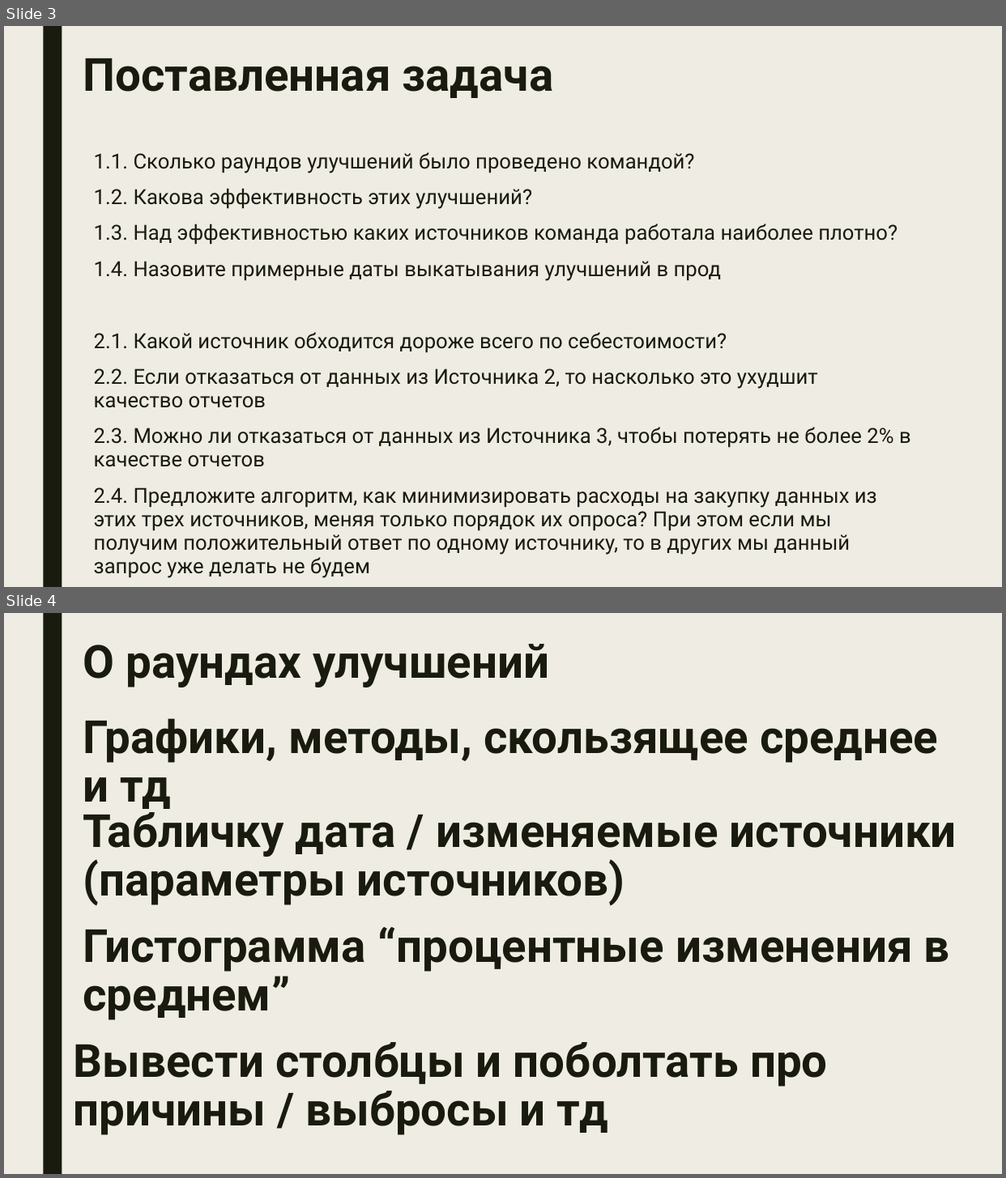
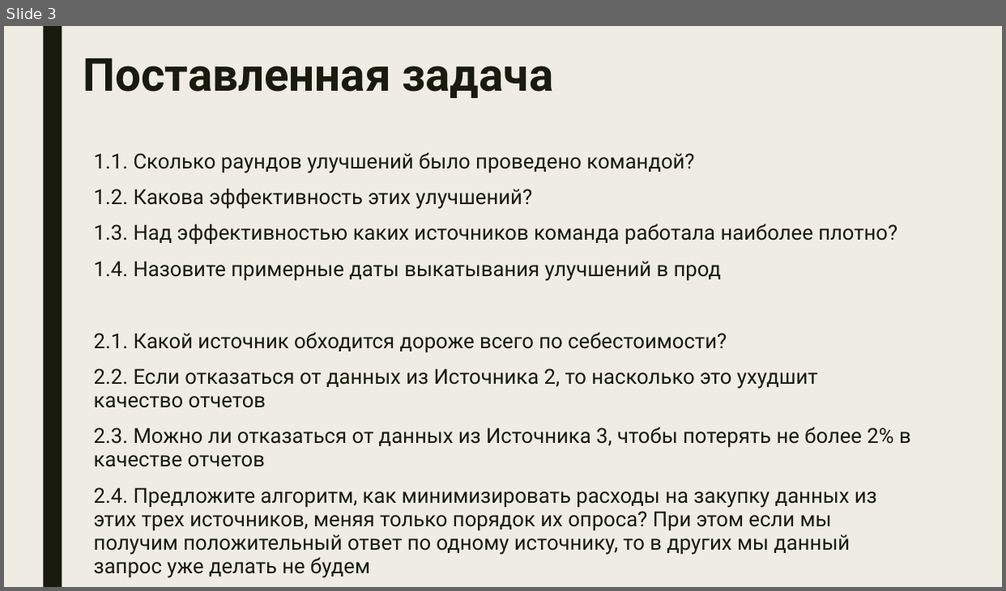
Before and after one commit to IAmSerepok/DataFromVariousSources, a slide deck: speech/presentation.pptx. Shown one above the other, each under a label of ours: slides 3 and 4 before the commit, slide 3 after it. The pictures are 1006x1178 and 1006x591 pixels, drawn with LibreOffice and Linux fonts; fonts in the diff are those of the drawing. Boxes give left, top, right and bottom in pixels: in the first picture for what was removed or moved away, otherwise in the second. Text is boxed around its words. In the diff, an @@ line names an element or a change of style, - is before the commit and + after.

```diff
--- a/speech/presentation.pptx
+++ b/speech/presentation.pptx
@@ slide 4 removed at (4, 613, 1002, 1174), background #EFEDE3; not listed: 1 template element that a slide beside it also shows @@
@@ text removed at (83, 644, 549, 688) @@
-О раундах улучшений
@@ text removed at (83, 718, 938, 809) @@
-Графики, методы, скользящее среднее и тд
@@ text removed at (83, 806, 957, 906) @@
-Табличку дата / изменяемые источники
-(параметры источников)
@@ text removed at (83, 927, 950, 1020) @@
-Гистограмма “процентные изменения в среднем”
@@ text removed at (74, 1042, 828, 1135) @@
-Вывести столбцы и поболтать про причины / выбросы и тд
```
Also in this commit, not shown: 2 slides added, 1 other slide removed, 2 other files.
